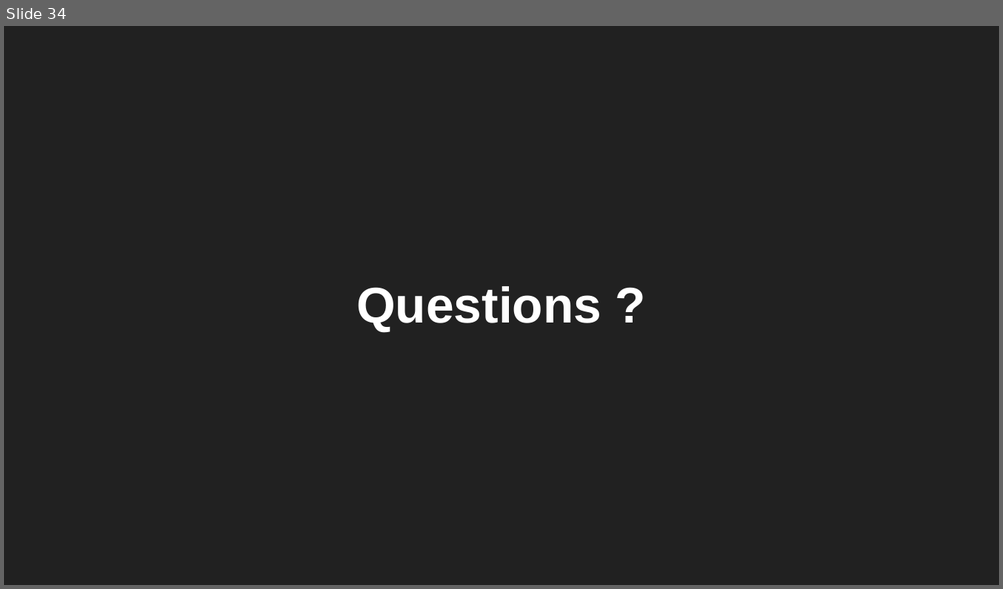
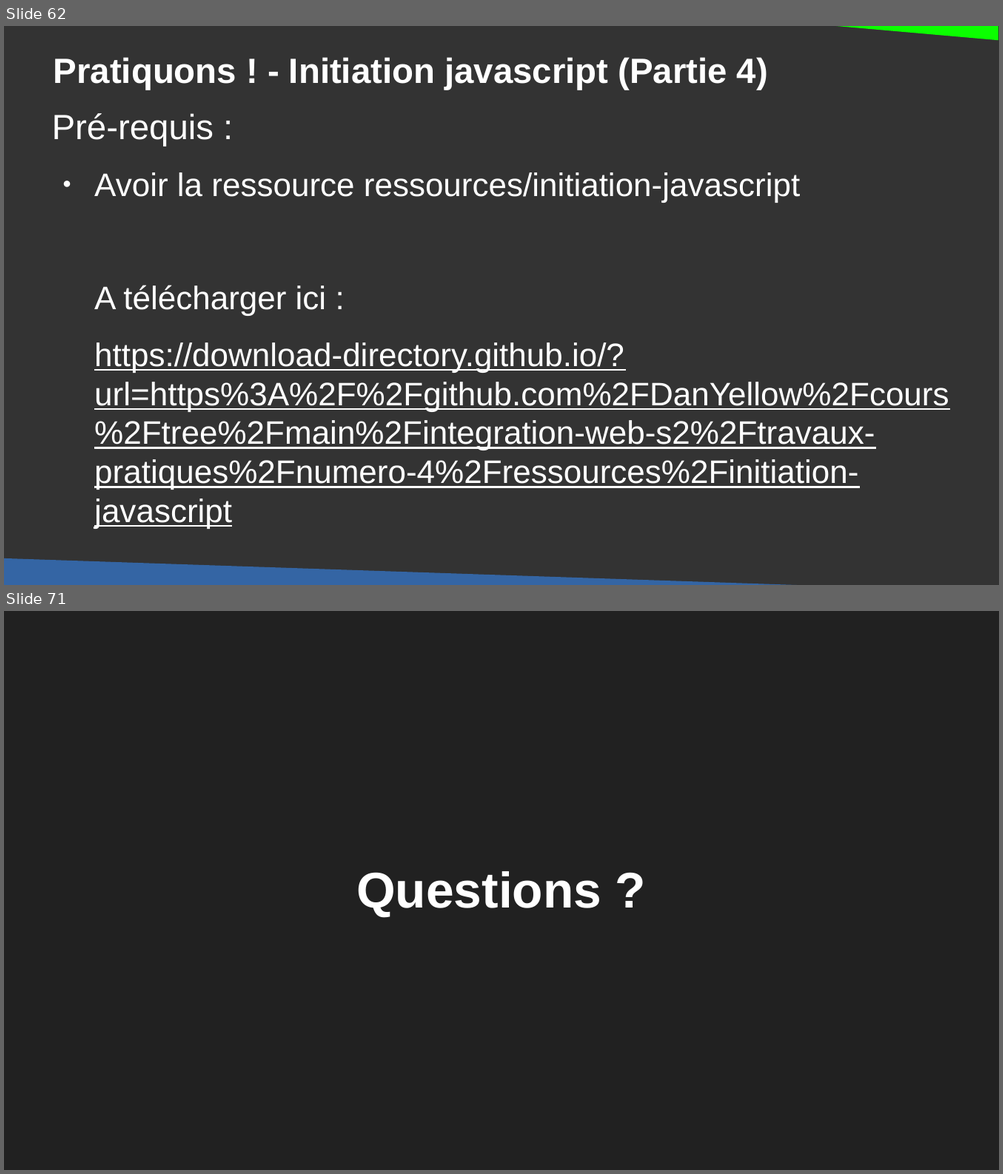
Before and after one commit to DanYellow/cours, a slide deck: integration-web-s2/travaux-pratiques/numero-5/presentation.odp. Shown one above the other, each under a label of ours: slide 34 before the commit, slides 62 and 71 after it; the slides between them are not shown. The pictures are 1003x589 and 1003x1174 pixels, drawn with LibreOffice and Linux fonts; fonts in the diff are those of the drawing. Boxes give left, top, right and bottom in pixels: in the first picture for what was removed or moved away, otherwise in the second. Text is boxed around its words. In the diff, an @@ line names an element or a change of style, - is before the commit and + after.

```diff
--- a/integration-web-s2/travaux-pratiques/numero-5/presentation.odp
+++ b/integration-web-s2/travaux-pratiques/numero-5/presentation.odp
@@ slide 62 added at <box>4,26,999,585</box>, background #333333 @@
@@ right triangle added at <box>791,26,999,41</box>, fill #0BFF00 @@
@@ title added at <box>54,57,768,90</box>, 28 pt, text #FFFFFF, bold @@
+Pratiquons ! - Initiation javascript (Partie 4)
@@ text added at <box>52,113,948,529</box>, 26 pt, text #FFFFFF, underline @@
+Pré-requis :
+● Avoir la ressource ressources/initiation-javascript
+A télécharger ici :
+https://download-directory.github.io/?url=https%3A%2F%2Fgithub.com%2FDanYellow%2Fcours%2Ftree%2Fmain%2Fintegration-web-s2%2Ftravaux-pratiques%2Fnumero-4%2Fressources%2Finitiation-javascript
@@ right triangle added at <box>4,559,934,585</box>, fill #3465A4 @@
@@ what was slide 34 is now slide 71 @@
```
Also in this commit, not shown: 1 slide changed, 66 other slides added, 30 slides removed, 18 other files.
